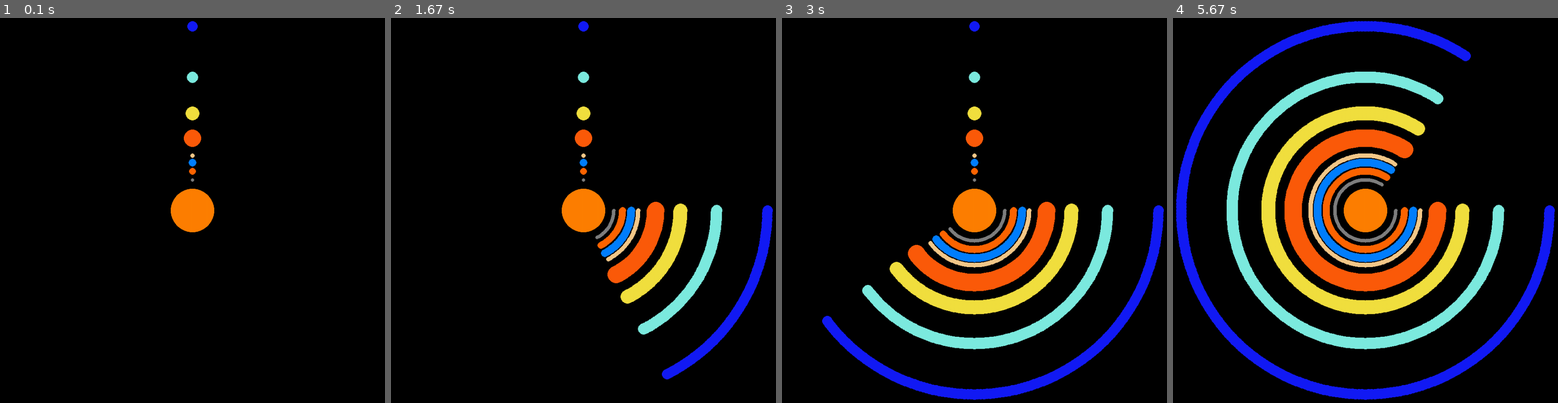
Above: before the commit, frames 1-4 (left to right).
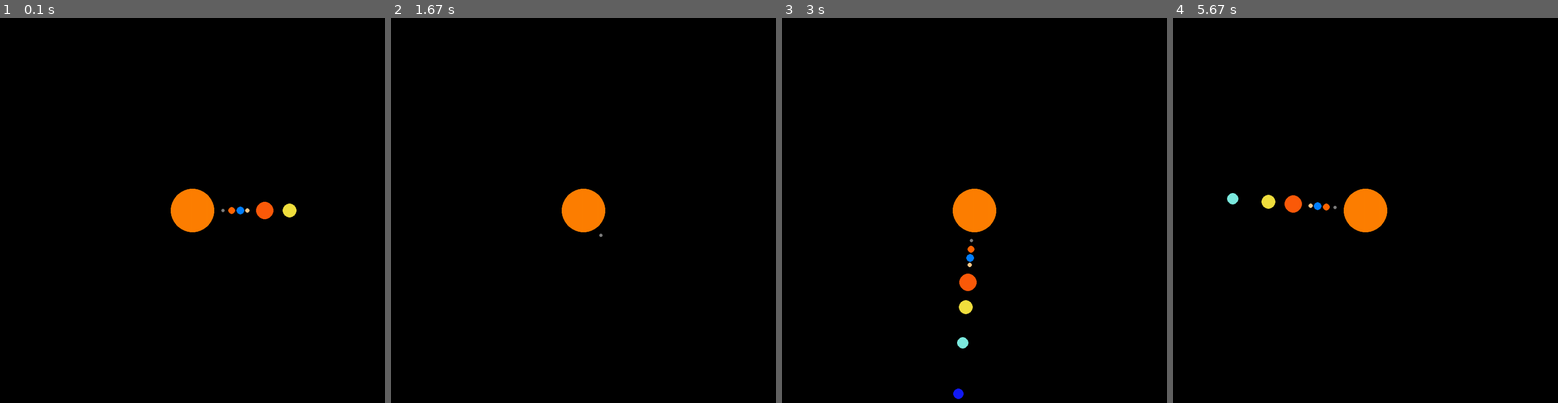
Above: after the commit, the same moments.

Repository: myhotchoc/Space-Simulator
Game: pygame game, started from Pygame Environmetnt.py
Same seed, same stepped clock (60 frames per second), same inputs: the game is played once before the commit and once after it.
Inputs (mouse positions are in pixels of both pictures, inside the frame that each line leads up to):
- Up to frame 1 (0.1 s): no input
- Up to frame 2 (1.67 s): press the mouse at (587, 237) at 0.37 s; move the mouse to (533, 225) at 0.47 s; release the mouse at (479, 214) at 0.6 s
- Up to frame 3 (3 s): no input
- Up to frame 4 (5.67 s): no input

The runs differ from the first frame. In frame 1, 0.8% of the frame differs, in the area x 47-78%, y 0-53%; in frame 2, 6.3%; in frame 3, 13%; in frame 4, 26%, in the area x 0-100%, y 0-100%.

Commit message:
Testing gravity stuff to make the sim cleverer
Im so tired I haven't slept in a long time please ignore this awful code

Diff:
--- /dev/null
+++ b/Gravity Test Thingy.py
@@ -0,0 +1,76 @@
+# -*- coding: utf-8 -*-
+"""
+Created on Mon Jun  8 07:24:27 2020
+
+@author: Danny
+"""
+
+import pygame
+import random
+
+win_size = (750, 750)
+screen = pygame.display.set_mode(win_size)
+
+# Defining centre of screen
+centre = (int(win_size[0]/2), int(win_size[1]/2))
+
+#Initialise window
+pygame.init()
+
+clock = pygame.time.Clock()
+
+c1_pos = [int(2 * centre[0]/3), centre[1]]
+c2_pos = [int(4 * centre[0]/3), centre[1]]
+
+c1_mass = 5.972*10**24
+c2_mass = 7.35*10**22
+
+c1_u = 5
+c2_u = 5
+
+c1_v = 0
+c2_v = 0
+
+print (centre)
+print (c1_pos, c2_pos)
+
+def changePos():
+    distance = math.sqrt((c1_pos[0] - c2_pos[0])**2 + (c1_pos[1] - c2_pos[1])**2)
+
+    force = (((6.674 * (10**-11)) * c1_mass * c2_mass) / distance) / 10**11
+
+    c1_a = force/c1_mass
+    c2_a = force/c2_mass
+
+    c1_s = (((c1_v) ** 2) - ((c1_u) ** 2))/(2 * c1_a)
+    c2_s = (((c2_v) ** 2) - ((c2_u) ** 2))/(2 * c2_a)
+
+    print ('f: ', force)
+
+    print (c1_s, c2_s)
+
+    if c1_s > 500:
+        c1_s = 100
+    if c2_s > 500:
+        c2_s=100
+
+    c1_pos[0] += int(c1_s)
+    c2_pos[0] += int(c2_s)
+
+win_loop = True
+while win_loop:
+    screen.fill((255, 255, 255))
+
+    c1 = pygame.draw.circle(screen, (255, 0, 0), c1_pos, 20)
+    c2 = pygame.draw.circle(screen, (0, 0, 255), c2_pos, 20)
+    changePos()
+
+
+    for i in pygame.event.get():
+        if i.type == pygame.QUIT:
+            win_loop = False
+
+    pygame.display.flip()
+    clock.tick(60)
+
+pygame.quit()
--- a/Pygame Environmetnt.py
+++ b/Pygame Environmetnt.py
@@ -99,8 +99,7 @@
 #Initialise window
 pygame.init()
 
-# Black background, white circle in centre
-screen.fill(BLACK)
+
 
 
 ## Main window loop
@@ -137,7 +136,8 @@
 
 while game_loop:
 
-
+    # Black background, white circle in centre
+    screen.fill(BLACK)
 
     ## (win, col, pos, r)
     sun = pygame.draw.circle(screen, ORANGE, centre, 50)
@@ -153,18 +153,27 @@
         if item.type == pygame.QUIT:
             game_loop = False
 
-        if item.type == pygame.MOUSEBUTTONUP:
-
-            for theta in range(360):
-                for i in planets:
-                    new_pos = i.movePlanet(math.radians(theta))
-                    pygame.draw.circle(screen, i.colour, new_pos, i.radius)
-
-                time.sleep(0.01)
-                pygame.display.flip()
-                clock.tick(60)
+# =============================================================================
+#         if item.type == pygame.MOUSEBUTTONUP:
+#
+#             for theta in range(360):
+#                 for i in planets:
+#                     new_pos = i.movePlanet(math.radians(theta))
+#                     pygame.draw.circle(screen, i.colour, new_pos, i.radius)
+#
+#                 time.sleep(0.01)
+#                 pygame.display.flip()
+#                 clock.tick(60)
+# =============================================================================
 
     #ellipse1 = pygame.draw.ellipse(screen, WHITE, [100,100,800,300], 3)
+    for i in planets:
+        new_pos = i.movePlanet(math.radians(theta))
+        pygame.draw.circle(screen, i.colour, new_pos, i.radius)
+        pygame.display.flip()
+        clock.tick(60)
+
+    theta += 5
 
     # Update Screen, set framerate
     pygame.display.flip()
